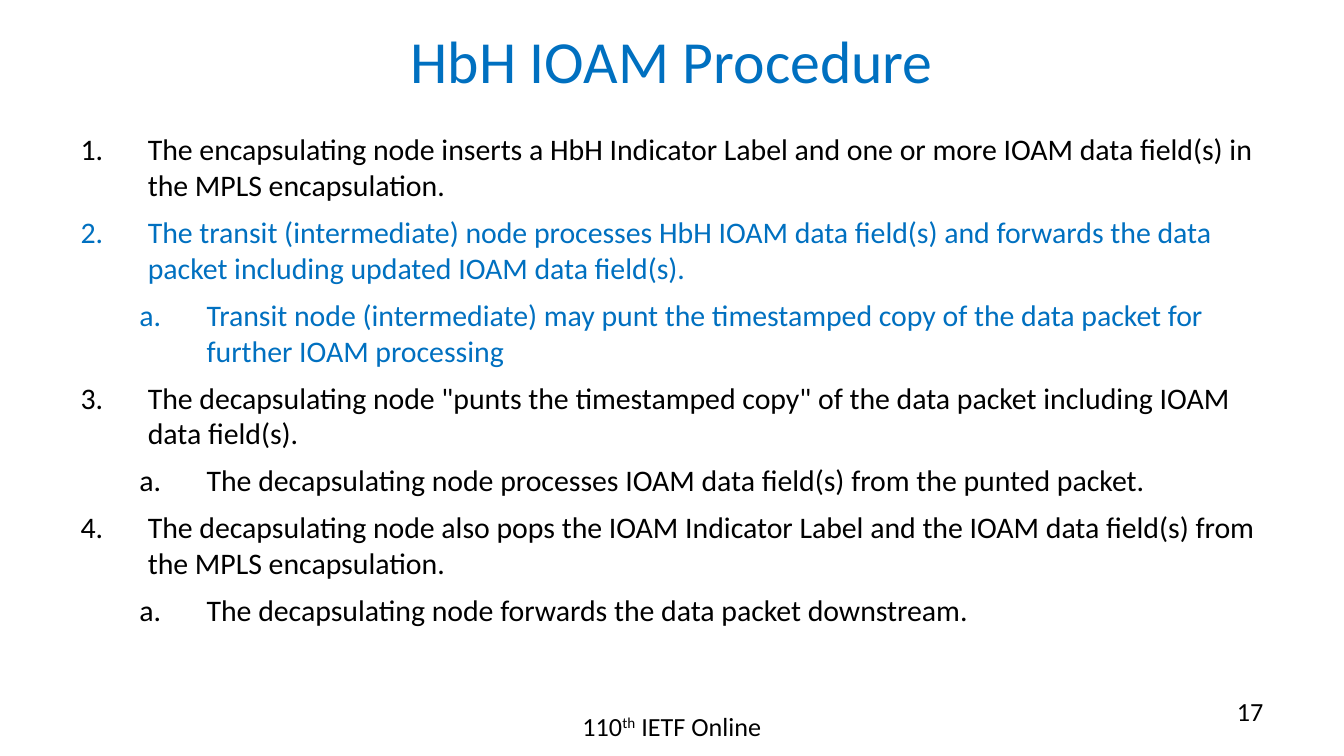
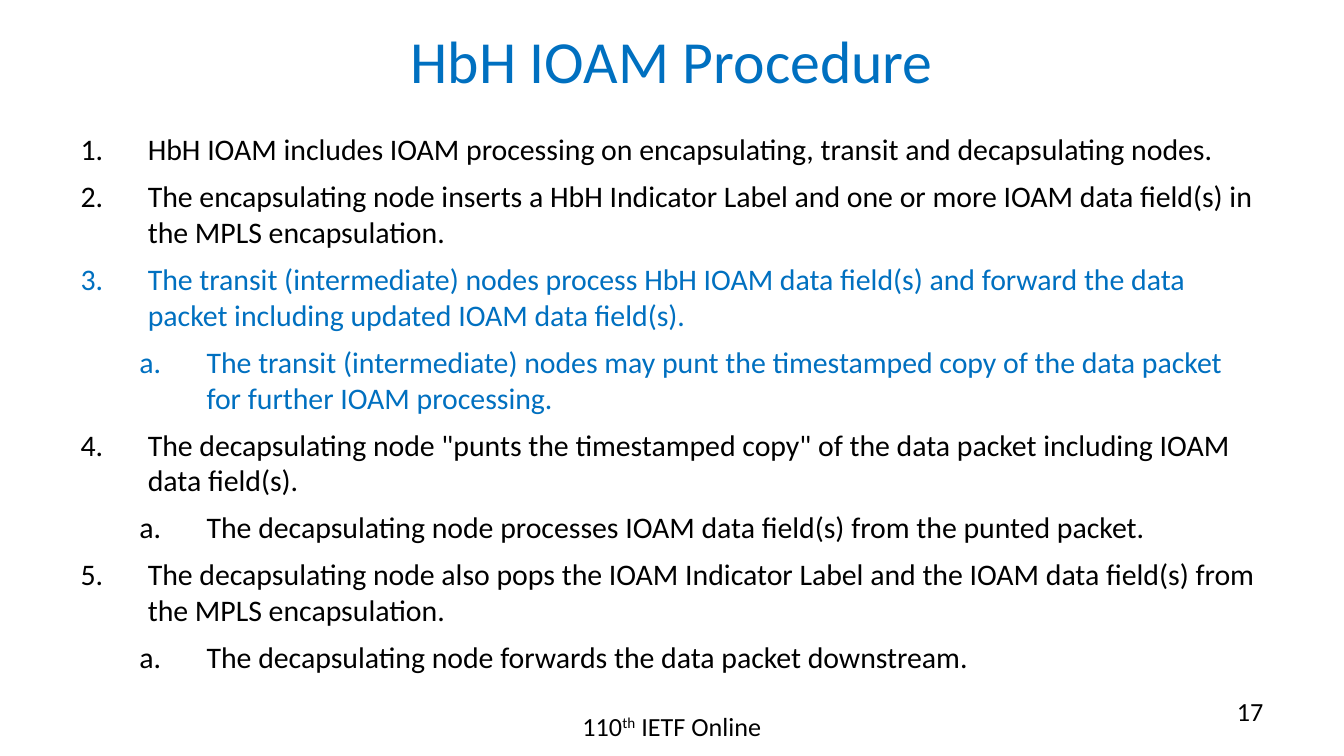
Before and after one commit to rakgandhi/ietf-slides, a slide deck: slide 17 of draft-gandhi-mpls-ioam-sr-05.pptx. Drawn at 1344x756 pixels with LibreOffice and Linux fonts; fonts in the diff are those of the drawing. Boxes give left, top, right and bottom in pixels: in the first picture for what was removed or moved away, otherwise in the second. Text is boxed around its words. In the diff, an @@ line names an element or a change of style, - is before the commit and + after.

```diff
--- a/draft-gandhi-mpls-ioam-sr-05.pptx
+++ b/draft-gandhi-mpls-ioam-sr-05.pptx
@@ text at (148, 139, 1212, 165): paragraph added @@
+1. HbH IOAM includes IOAM processing on encapsulating, transit and decapsulating nodes.
@@ text at (148, 268, 1222, 414): text changed @@
-2. The transit (intermediate) node processes HbH IOAM data field(s) and forwards the data packet including updated IOAM data field(s).
-  a. Transit node (intermediate) may punt the timestamped copy of the data packet for further IOAM processing
+3. The transit (intermediate) nodes process HbH IOAM data field(s) and forward the data packet including updated IOAM data field(s).
+  a. The transit (intermediate) nodes may punt the timestamped copy of the data packet for further IOAM processing.
```
Also in this commit, not shown: 4 other slides changed, 1 slide removed, 1 other file.
